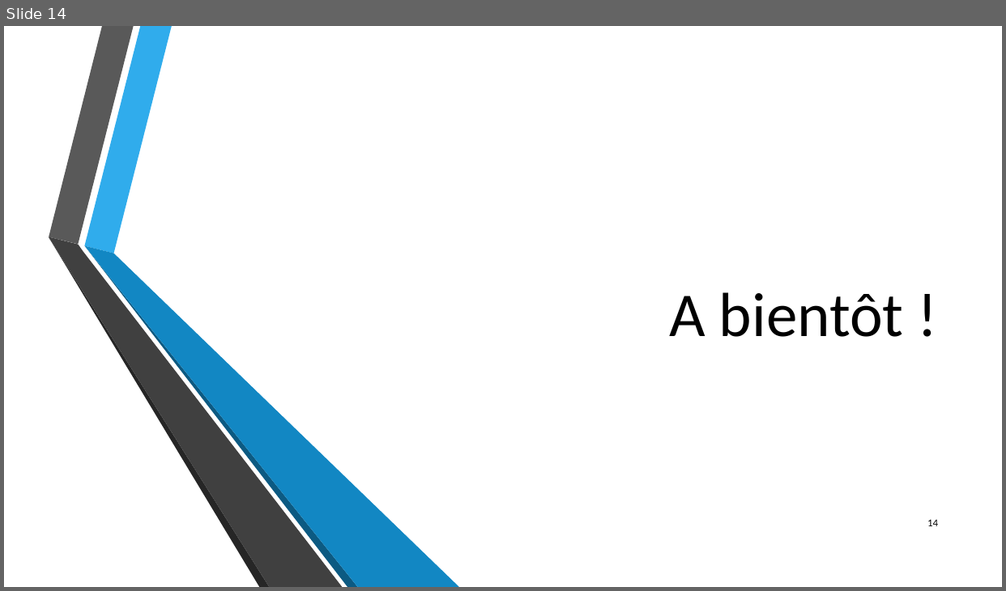
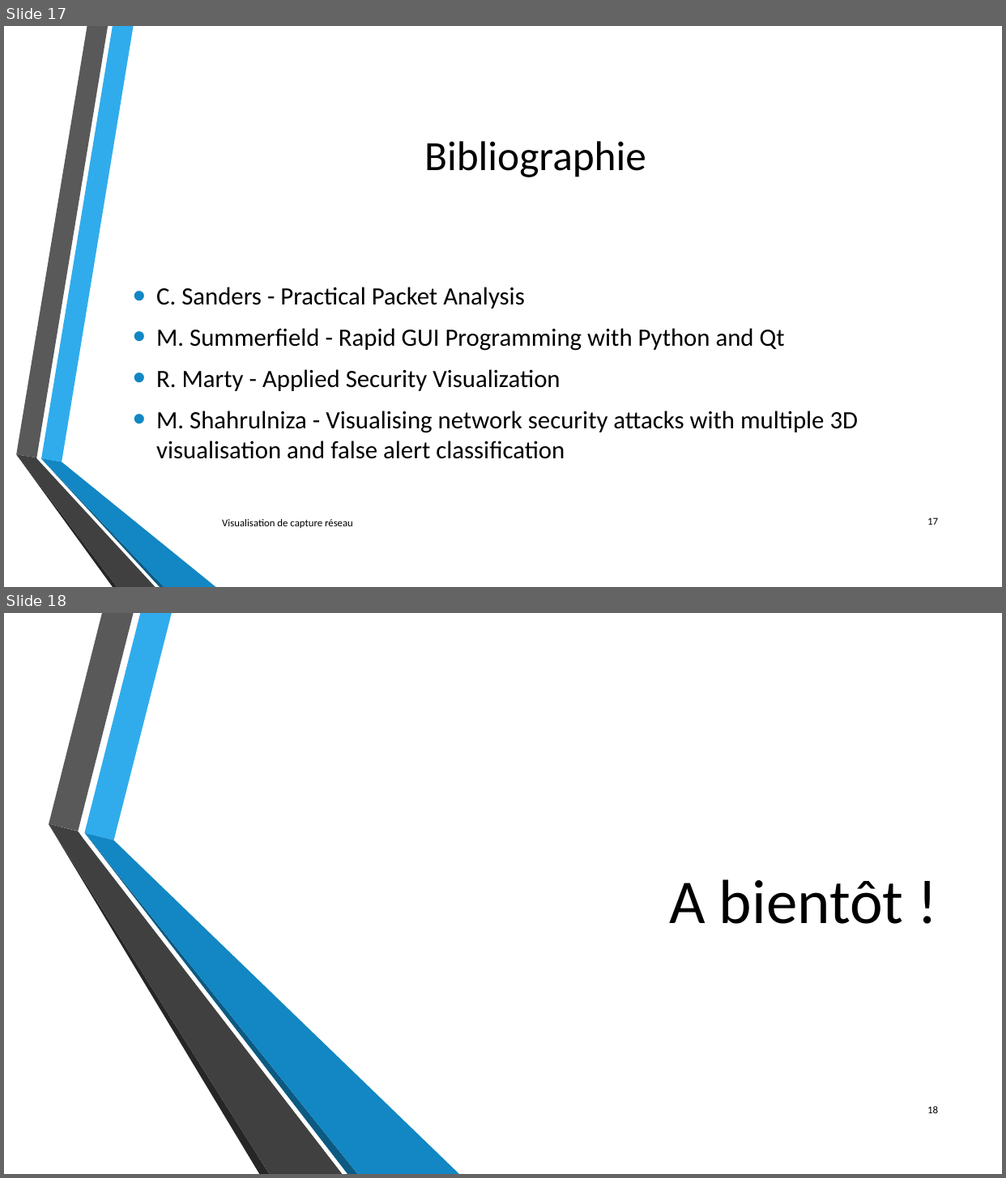
Before and after one commit to lechinoix/Pcap-visualization-project, a slide deck: Outils de visualisation de capture réseau.pptx. Shown one above the other, each under a label of ours: slide 14 before the commit, slides 17 and 18 after it. The pictures are 1006x591 and 1006x1178 pixels, drawn with LibreOffice and Linux fonts; fonts in the diff are those of the drawing; background and template pictures are left out. Boxes give left, top, right and bottom in pixels: in the first picture for what was removed or moved away, otherwise in the second. Text is boxed around its words. In the diff, an @@ line names an element or a change of style, - is before the commit and + after.

```diff
--- a/Outils de visualisation de capture réseau.pptx
+++ b/Outils de visualisation de capture réseau.pptx
@@ slide 17 added at box(4, 26, 1002, 587), background picture (left out) @@
@@ title added at box(424, 141, 646, 177), 40 pt, text #000000 @@
+Bibliographie
@@ text added at box(156, 287, 859, 459), 24 pt, text #000000 @@
+• C. Sanders - Practical Packet Analysis
+• M. Summerfield - Rapid GUI Programming with Python and Qt
+• R. Marty - Applied Security Visualization
+• M. Shahrulniza - Visualising network security attacks with multiple 3D visualisation and false alert classification
@@ group added at box(16, 26, 216, 587): 6 freeform shapes @@
@@ text added at box(222, 519, 353, 528), 10 pt, text #000000 @@
+Visualisation de capture réseau
@@ page number added at box(927, 518, 938, 525), 10 pt, text #000000 @@
+17
@@ what was slide 14 is now slide 18 @@
@@ page number at box(927, 1106, 938, 1114): text changed @@
-14
+18
```
Also in this commit, not shown: 10 slides changed, 3 other slides added.
